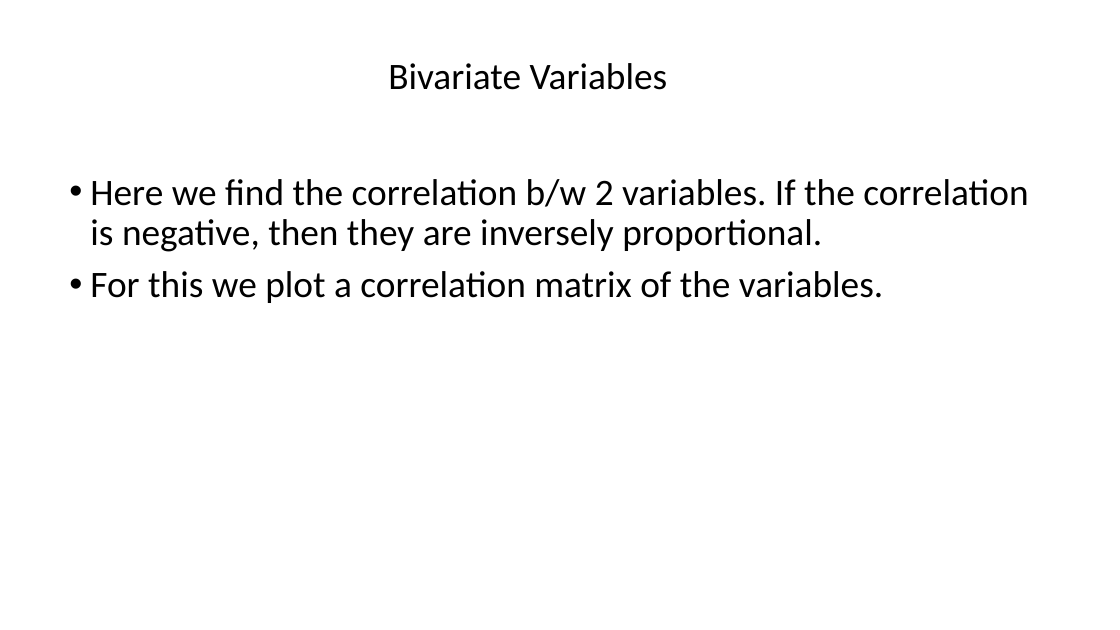
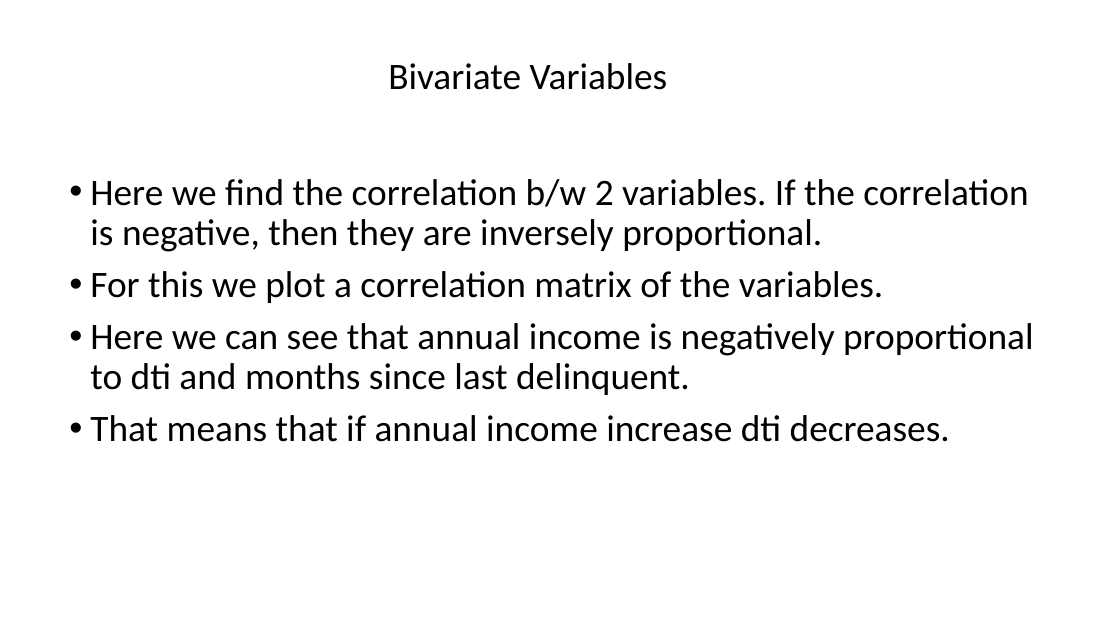
Before and after one commit to neetika01/LendingClubCaseStudy, a slide deck: slide 11 of Lending_club_case_study.pptx. Drawn at 1120x630 pixels with LibreOffice and Linux fonts; fonts in the diff are those of the drawing. Boxes give left, top, right and bottom in pixels: in the first picture for what was removed or moved away, otherwise in the second. Text is boxed around its words. In the diff, an @@ line names an element or a change of style, - is before the commit and + after.

Commit message:
Changes in PPT

```diff
--- a/Lending_club_case_study.pptx
+++ b/Lending_club_case_study.pptx
@@ text at box(90, 323, 1034, 442): paragraphs added @@
+• Here we can see that annual income is negatively proportional to dti and months since last delinquent.
+• That means that if annual income increase dti decreases.
```
Also in this commit, not shown: 1 other slide changed, 1 slide added.
